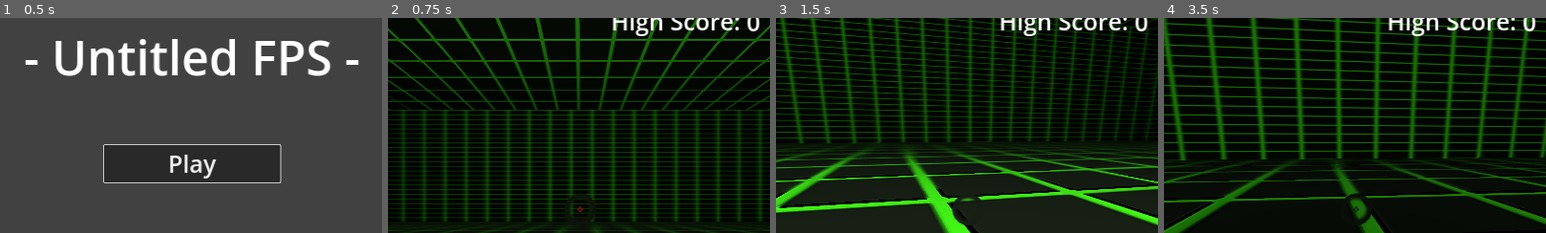
Above: before the commit, frames 1-4 (left to right).
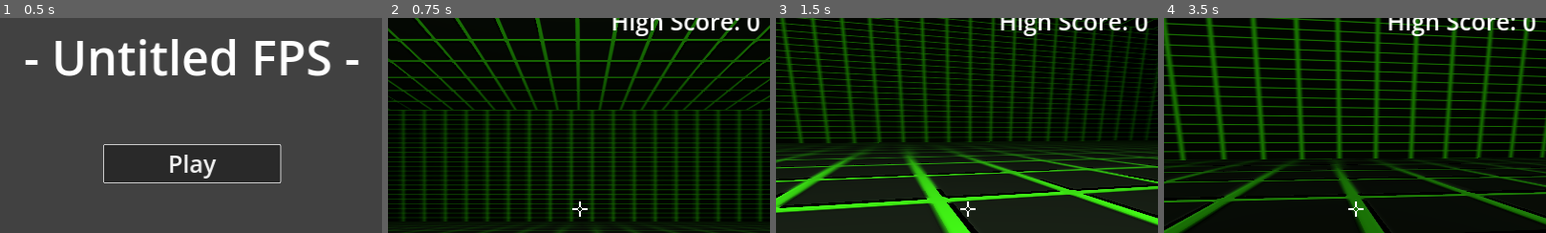
Above: after the commit, the same moments.

Repository: Yeetcoeschann7/FPS_Project
Game: Godot game, scene res://UI/main_menu/main_menu.tscn
Two runs of this game, one before a commit and one after it. Both use one fixed random seed, a clock stepped at 60 frames per second and the inputs below.
Inputs (mouse positions are % of the whole screen's width and height, from its top left):
- Up to frame 1 (0.5 s): no input
- Up to frame 2 (0.75 s): click "Play" at 0.5 s
- Up to frame 3 (1.5 s): tap Enter at 1.25 s; move the mouse to (55, 50) at 1.27 s; hold W (forward) from 1.28 s (still down); click (55, 50) at 1.35 s
- Up to frame 4 (3.5 s): keep holding W (forward); tap Space (jump) at 1.52, 2.27 s; move the mouse to (45, 50) at 2.02 s; tap Shift (focus) at 2.1 s; click (45, 50) at 2.3 s; move the mouse to (52, 48) at 2.77 s; tap A (l_strafe) at 2.85 s; click (52, 48) at 3.05 s
The pictures show only the part of the screen within x 25-75%, y 6-56%; the shares and areas given below are measured in that part.

Frame 1 is identical in both runs. In frame 2, 0.2% of the frame differs, in the area x 46-55%, y 81-95%; in frame 3, 0.4%; in frame 4, 0.4%, in the area x 47-55%, y 81-96%.
Error in both runs: Invalid access to property or key 'y' on a base object of type 'int'. (res://player/player.gd:48)

Commit message:
Added to new PC

Diff:
--- a/enemies/enemy.gd
+++ b/enemies/enemy.gd
@@ -2,14 +2,14 @@
 
 class_name Enemy
 
-@onready var player = get_parent().get_parent().get_node("player")
+@onready var player = get_parent().get_parent().get_parent().get_node("player")
 var HP = 1
 
 func check_for_die():
-	if HP == 0:
+	if HP <= 0:
 		Score.score += 1
 		Score.enemyct -= 1
 		self.queue_free()
 
-func take_damage():
-	HP -= 1
+func take_damage(dmg):
+	HP -= dmg
--- /dev/null
+++ b/enemies/spawners/enemy_spawner_1.gd
@@ -0,0 +1,52 @@
+extends CharacterBody3D
+
+@onready var enemy_type = preload("res://enemies/test_enemy/test_enemy.tscn")
+@onready var spawn_ct = 6
+@onready var player = get_parent().get_parent().get_node("player")
+var gravity = ProjectSettings.get_setting("physics/3d/default_gravity")
+var player_pos
+var speed = 5
+var HP = 15
+var dead = false
+
+# Called when the node enters the scene tree for the first time.
+func _ready():
+	Score.enemyct += 1
+	$spawn_timer.start()
+	$spawn.play()
+
+func _physics_process(_delta):
+	# Check if HP == 0
+	check_for_die()
+	move_and_slide()
+
+func _on_spawn_timer_timeout():
+	if Score.enemyct < 200 and spawn_ct > 0 and not dead:
+		var enemy = enemy_type.instantiate()
+		call_deferred("add_child", enemy)
+		Score.enemyct += 1
+		spawn_ct -= 1
+		$spawn_timer.start()
+	elif spawn_ct <= 0:
+		$wave_timer.start()
+
+func _on_wave_timer_timeout():
+	spawn_ct = 10
+	$spawn_timer.start()
+
+func check_for_die():
+	if HP <= 0 and not dead:
+		Score.score += 10
+		Score.enemyct -= 1
+		$collider/MeshInstance3D.mesh.material.emission = Color(255, 255, 255)
+		$collider.disabled = true
+		$collider/MeshInstance3D.visible = false
+		dead = true
+
+func take_damage(dmg):
+	HP -= dmg
+	$dmg_timer.start()
+	$collider/MeshInstance3D.mesh.material.emission = Color(255, 255, 255)
+
+func _on_dmg_timer_timeout():
+	$collider/MeshInstance3D.mesh.material.emission = Color(0, 0, 0)
--- /dev/null
+++ b/enemies/spawners/enemy_spawner_1.tscn
@@ -0,0 +1,45 @@
+[gd_scene load_steps=6 format=3 uid="uid://dnu8ag3dngqgh"]
+
+[ext_resource type="Script" path="res://enemies/spawners/enemy_spawner_1.gd" id="1_thbab"]
+[ext_resource type="AudioStream" uid="uid://cht2e4k8rxsgy" path="res://audio/spawn.wav" id="3_0vt6f"]
+
+[sub_resource type="CapsuleShape3D" id="CapsuleShape3D_x671y"]
+
+[sub_resource type="StandardMaterial3D" id="StandardMaterial3D_k0c8h"]
+diffuse_mode = 3
+albedo_color = Color(1, 0, 0, 1)
+emission_enabled = true
+
+[sub_resource type="CapsuleMesh" id="CapsuleMesh_jiq84"]
+material = SubResource("StandardMaterial3D_k0c8h")
+
+[node name="enemy_spawner_1" type="CharacterBody3D" groups=["enemy"]]
+transform = Transform3D(1, 0, 0, 0, 1, 0, 0, 0, 1, 0, 3.17201, 0)
+collision_layer = 2
+collision_mask = 2
+script = ExtResource("1_thbab")
+
+[node name="collider" type="CollisionShape3D" parent="."]
+transform = Transform3D(3, 0, 0, 0, 3, 0, 0, 0, 3, 0, 0, 0)
+shape = SubResource("CapsuleShape3D_x671y")
+
+[node name="MeshInstance3D" type="MeshInstance3D" parent="collider"]
+mesh = SubResource("CapsuleMesh_jiq84")
+
+[node name="spawn_timer" type="Timer" parent="."]
+wait_time = 0.5
+one_shot = true
+
+[node name="wave_timer" type="Timer" parent="."]
+wait_time = 15.0
+
+[node name="dmg_timer" type="Timer" parent="."]
+wait_time = 0.1
+one_shot = true
+
+[node name="spawn" type="AudioStreamPlayer3D" parent="."]
+stream = ExtResource("3_0vt6f")
+
+[connection signal="timeout" from="spawn_timer" to="." method="_on_spawn_timer_timeout"]
+[connection signal="timeout" from="wave_timer" to="." method="_on_wave_timer_timeout"]
+[connection signal="timeout" from="dmg_timer" to="." method="_on_dmg_timer_timeout"]
--- /dev/null
+++ b/enemies/test_enemy/test_enemy(2).gd
@@ -0,0 +1,14 @@
+extends Enemy
+
+# Get the gravity from the project settings to be synced with RigidBody nodes.
+var gravity = ProjectSettings.get_setting("physics/3d/default_gravity")
+var player_pos
+var speed = 5
+
+func _ready():
+	HP = 5
+
+func _physics_process(_delta):
+	# Check if HP == 0
+	check_for_die()
+	move_and_slide()
--- a/enemies/test_enemy/test_enemy(2).tscn
+++ b/enemies/test_enemy/test_enemy(2).tscn
@@ -1,11 +1,12 @@
-[gd_scene load_steps=9 format=3 uid="uid://bkc5sf3xhq81"]
+[gd_scene load_steps=10 format=3 uid="uid://bkc5sf3xhq81"]
 
+[ext_resource type="Script" path="res://enemies/test_enemy/test_enemy(2).gd" id="1_7sv5p"]
 [ext_resource type="AudioStream" uid="uid://cht2e4k8rxsgy" path="res://audio/spawn.wav" id="2_wcwwn"]
 [ext_resource type="AudioStream" uid="uid://bmpf3ugv5u0hw" path="res://audio/458563__gis_sweden__electronic-minute-no-235-indeterminable-hum.wav" id="3_ikh3y"]
 
 [sub_resource type="BoxShape3D" id="BoxShape3D_7iuth"]
 
-[sub_resource type="StandardMaterial3D" id="StandardMaterial3D_xv8oc"]
+[sub_resource type="StandardMaterial3D" id="StandardMaterial3D_banrx"]
 albedo_color = Color(0.827451, 0, 0, 1)
 emission_enabled = true
 emission = Color(0.862745, 0, 0, 1)
@@ -31,7 +32,8 @@
 material = SubResource("StandardMaterial3D_eoo6i")
 size = Vector3(0.1, 0.1, 0.1)
 
-[node name="test_enemy" type="CharacterBody3D"]
+[node name="test_enemy" type="CharacterBody3D" groups=["enemy"]]
+script = ExtResource("1_7sv5p")
 
 [node name="collider" type="CollisionShape3D" parent="."]
 shape = SubResource("BoxShape3D_7iuth")
--- a/enemies/test_enemy/test_enemy.gd
+++ b/enemies/test_enemy/test_enemy.gd
@@ -3,29 +3,38 @@
 # Get the gravity from the project settings to be synced with RigidBody nodes.
 var gravity = ProjectSettings.get_setting("physics/3d/default_gravity")
 var player_pos
-var target_pos
-var speed = 3
+var speed = 9
 
 func _ready():
-		if Score.particles == false:
-			$GPUParticles3D.emitting = false
-		else:
-			$GPUParticles3D.emitting = true
-		if Score.lights == false:
-			$OmniLight3D.visible = false
-		else:
-			$OmniLight3D.visible = true
-		player_pos = player.position
-		var x = randf_range(player.position.x - 40, player.position.x + 40)
-		var z = randf_range(player.position.z - 40, player.position.z + 40)
-		var y = randf_range(1, 3)
+	var y = randf_range(1, 3)
+	position.y = y
+	$GPUParticles3D.emitting = false
+	$collider.disabled = true
+	$collider/MeshInstance3D.visible = false
+	$OmniLight3D.visible = false
+	HP = 5
+	if Score.particles == false:
+		$GPUParticles3D.emitting = false
+	else:
+		$GPUParticles3D.emitting = true
+	if Score.lights == false:
+		$OmniLight3D.visible = false
+	else:
+		$OmniLight3D.visible = true
+	player_pos = player.position
+
+	while not inside_box():
+		var x = randf_range(player.position.x - 50, player.position.x + 50)
+		var z = randf_range(player.position.z - 50, player.position.z + 50)
+		y = randf_range(1, 3)
 		position.x = x
 		position.z = z
 		position.y = y
-		if position.distance_to(player_pos) < 15:
-			Score.enemyct -= 1
-			queue_free()
-		$spawn.play()
+	$spawn.play()
+	$GPUParticles3D.emitting = true
+	$collider.disabled = false
+	$collider/MeshInstance3D.visible = true
+	$OmniLight3D.visible = true
 
 func _physics_process(_delta):
 	# Check if HP == 0
@@ -42,3 +51,9 @@
 		velocity = direction * speed
 		move_and_slide()
 		look_at(player_pos)
+
+func inside_box():
+	if global_position.x > -50 and global_position.x < 50 and global_position.z > -50 and global_position.z < 50:
+		return true
+	else:
+		return false
--- a/enemies/test_enemy/test_enemy.tscn
+++ b/enemies/test_enemy/test_enemy.tscn
@@ -1,20 +1,14 @@
 [gd_scene load_steps=10 format=3 uid="uid://7f36xt2x4v18"]
 
 [ext_resource type="Script" path="res://enemies/test_enemy/test_enemy.gd" id="1_84gnd"]
+[ext_resource type="Material" uid="uid://dnkcdhxhxyh4v" path="res://materials/enemy_material.tres" id="2_hpfg0"]
 [ext_resource type="AudioStream" uid="uid://cht2e4k8rxsgy" path="res://audio/spawn.wav" id="2_iiqus"]
 [ext_resource type="AudioStream" uid="uid://bmpf3ugv5u0hw" path="res://audio/458563__gis_sweden__electronic-minute-no-235-indeterminable-hum.wav" id="3_586lh"]
 
 [sub_resource type="BoxShape3D" id="BoxShape3D_7iuth"]
 
-[sub_resource type="StandardMaterial3D" id="StandardMaterial3D_xv8oc"]
-albedo_color = Color(0.827451, 0, 0, 1)
-emission_enabled = true
-emission = Color(0.862745, 0, 0, 1)
-emission_energy_multiplier = 4.34
-disable_receive_shadows = true
-
 [sub_resource type="BoxMesh" id="BoxMesh_nh6x3"]
-material = SubResource("StandardMaterial3D_xv8oc")
+material = ExtResource("2_hpfg0")
 
 [sub_resource type="ParticleProcessMaterial" id="ParticleProcessMaterial_6a78v"]
 emission_shape = 3
--- a/enemies/test_enemy/test_enemy_spawner.tscn
+++ b/enemies/test_enemy/test_enemy_spawner.tscn
@@ -1,13 +1,13 @@
-[gd_scene load_steps=3 format=3 uid="uid://8drhlft5sy02"]
+[gd_scene load_steps=3 format=3 uid="uid://d0jwksdtwdb03"]
 
-[ext_resource type="Script" path="res://test_enemy_spawner.gd" id="1_awbat"]
+[ext_resource type="Script" path="res://enemies/spawners/test_enemy_spawner.gd" id="1_w77oe"]
 
 [sub_resource type="SphereMesh" id="SphereMesh_7mccc"]
 radius = 0.167
 height = 0.3
 
 [node name="test_enemy_spawner" type="Node3D"]
-script = ExtResource("1_awbat")
+script = ExtResource("1_w77oe")
 
 [node name="spawn_timer" type="Timer" parent="."]
 wait_time = 3.0
--- /dev/null
+++ b/enemies/wave_manager.gd
@@ -0,0 +1,32 @@
+extends Node3D
+
+@onready var enemy_type = preload("res://enemies/spawners/enemy_spawner_1.tscn")
+var wave_num = 0
+
+# Called when the node enters the scene tree for the first time.
+func _ready():
+	$MeshInstance3D.visible = false
+
+func _on_wave_timer_timeout():
+	print(wave_num)
+	if wave_num == 0: # Wave 1
+		var spawner = enemy_type.instantiate()
+		spawn_spawner(Vector3i(0, 3, -30), spawner)
+	elif wave_num == 1: # Wave 2
+		var spawner = enemy_type.instantiate()
+		spawn_spawner(Vector3i(-30, 3, -30), spawner)
+		spawn_spawner(Vector3i(30, 3, 30), spawner)
+		spawn_spawner(Vector3i(-30, 3, 30), spawner)
+		spawn_spawner(Vector3i(30, 3, -30), spawner)
+	elif wave_num == 2: # Wave 3
+		var spawner = enemy_type.instantiate()
+		spawn_spawner(Vector3i(0, 3, 30), spawner)
+		spawn_spawner(Vector3i(-30, 3, 0), spawner)
+		spawn_spawner(Vector3i(30, 3, 0), spawner)
+	$wave_timer.wait_time += 5
+	wave_num += 1
+
+func spawn_spawner(pos, spawner):
+	spawner = enemy_type.instantiate()
+	spawner.set_global_position(pos)
+	call_deferred("add_child", spawner)
--- /dev/null
+++ b/enemies/wave_manager.tscn
@@ -0,0 +1,18 @@
+[gd_scene load_steps=3 format=3 uid="uid://3f0ilc76lo27"]
+
+[ext_resource type="Script" path="res://enemies/wave_manager.gd" id="1_7gxnh"]
+
+[sub_resource type="SphereMesh" id="SphereMesh_cdd1b"]
+
+[node name="wave_manager" type="Node3D"]
+script = ExtResource("1_7gxnh")
+
+[node name="MeshInstance3D" type="MeshInstance3D" parent="."]
+transform = Transform3D(0.1, 0, 0, 0, 0.1, 0, 0, 0, 0.1, 0, 0, 0)
+mesh = SubResource("SphereMesh_cdd1b")
+
+[node name="wave_timer" type="Timer" parent="."]
+wait_time = 5.0
+autostart = true
+
+[connection signal="timeout" from="wave_timer" to="." method="_on_wave_timer_timeout"]
--- a/levels/main_level.tscn
+++ b/levels/main_level.tscn
@@ -1,12 +1,12 @@
 [gd_scene load_steps=16 format=3 uid="uid://bx0p14av3e0wh"]
 
 [ext_resource type="PackedScene" uid="uid://b5u2trpptd0nk" path="res://player/player.tscn" id="2_1c4i1"]
-[ext_resource type="PackedScene" uid="uid://8drhlft5sy02" path="res://enemies/test_enemy/test_enemy_spawner.tscn" id="4_p4xqw"]
 [ext_resource type="PackedScene" uid="uid://duytagge17lkj" path="res://UI/pause_menu/pause_menu.tscn" id="4_wj3cl"]
 [ext_resource type="AudioStream" uid="uid://crjvhxnwlmxo" path="res://audio/393489__sirplus__denseintenseloop16.wav" id="5_du6dm"]
 [ext_resource type="Script" path="res://levels/WorldEnvironment.gd" id="6_vavi4"]
 [ext_resource type="PackedScene" uid="uid://bvwxnrqmhfdyv" path="res://UI/score/score_ui.tscn" id="7_3bwns"]
 [ext_resource type="Texture2D" uid="uid://paj4vev8wpsv" path="res://images/grid_albedo.png" id="7_uwqim"]
+[ext_resource type="PackedScene" uid="uid://3f0ilc76lo27" path="res://enemies/wave_manager.tscn" id="8_2kwwi"]
 [ext_resource type="Texture2D" uid="uid://c42vcltuum2tx" path="res://images/grid_normal.png" id="8_fsww6"]
 
 [sub_resource type="ProceduralSkyMaterial" id="ProceduralSkyMaterial_fpqlm"]
@@ -17,7 +17,6 @@
 sky_material = SubResource("ProceduralSkyMaterial_fpqlm")
 
 [sub_resource type="Environment" id="Environment_0ekot"]
-background_mode = 2
 sky = SubResource("Sky_15i3p")
 ambient_light_source = 2
 ambient_light_color = Color(0.32549, 0.32549, 0.32549, 1)
@@ -67,9 +66,6 @@
 [node name="score_ui" parent="." instance=ExtResource("7_3bwns")]
 metadata/_edit_use_anchors_ = true
 
-[node name="test_enemy_spawner" parent="." instance=ExtResource("4_p4xqw")]
-transform = Transform3D(1, 0, 0, 0, 1, 0, 0, 0, 1, 0, 0.324207, 7.65836)
-
 [node name="music" type="AudioStreamPlayer" parent="."]
 stream = ExtResource("5_du6dm")
 autoplay = true
@@ -87,3 +83,5 @@
 
 [node name="CollisionShape3D" type="CollisionShape3D" parent="StaticBody3D"]
 shape = SubResource("WorldBoundaryShape3D_sjr3b")
+
+[node name="wave_manager" parent="." instance=ExtResource("8_2kwwi")]
--- /dev/null
+++ b/materials/enemy_material.tres
@@ -0,0 +1,8 @@
+[gd_resource type="StandardMaterial3D" format=3 uid="uid://dnkcdhxhxyh4v"]
+
+[resource]
+albedo_color = Color(0.827451, 0, 0, 1)
+emission_enabled = true
+emission = Color(0.862745, 0, 0, 1)
+emission_energy_multiplier = 4.34
+disable_receive_shadows = true
--- a/player/player.gd
+++ b/player/player.gd
@@ -8,13 +8,13 @@
 var maxLookAngle : float = 90.0
 var lookSensitivity : float = 10
 var mouseDelta = 0
-var scl = 1
 
 # Get the gravity from the project settings to be synced with RigidBody nodes.
 var gravity = ProjectSettings.get_setting("physics/3d/default_gravity")
 
 
 func _ready():
+	print(global_position)
 	# hide and lock the mouse cursor
 	Engine.max_fps = 120
 	Input.set_mouse_mode(Input.MOUSE_MODE_CAPTURED)
@@ -64,15 +64,14 @@
 func hitscan():
 	if $cam/crosshair/hitscan.is_colliding():
 		var enemy = $cam/crosshair/hitscan.get_collider()
-		if $cam/crosshair/hitscan.get_collider().is_in_group("enemy"):
+		if enemy.is_in_group("enemy"):
+			$cam/crosshair.mesh.material.albedo_color = Color(0, 255, 0)
+			if Input.is_action_just_pressed("shoot") and !gun.animplaying and gun.bullets >= 1:
+				enemy.take_damage(5)
+		else:
 			$cam/crosshair.mesh.material.albedo_color = Color(255, 255, 255)
-			if Input.is_action_just_pressed("shoot") and !gun.animplaying and gun.bullets >= 1:
-				enemy.take_damage()
-		else:
-			scl = 1
-			$cam/crosshair.mesh.material.albedo_color = Color(0, 0, 255)
 	else:
-		$cam/crosshair.mesh.material.albedo_color = Color(0, 0, 255)
+		$cam/crosshair.mesh.material.albedo_color = Color(255, 255, 255)
 	if Input.is_action_just_pressed("shoot") and !gun.animplaying:
 		if gun.bullets >= 1:
 			$cam/laser.visible = true
--- a/player/player.tscn
+++ b/player/player.tscn
@@ -10,13 +10,15 @@
 
 [sub_resource type="CapsuleShape3D" id="CapsuleShape3D_orege"]
 
-[sub_resource type="StandardMaterial3D" id="StandardMaterial3D_u657t"]
+[sub_resource type="StandardMaterial3D" id="StandardMaterial3D_d4gpf"]
 transparency = 1
 no_depth_test = true
+shading_mode = 0
 albedo_texture = ExtResource("2_yl2ns")
 
 [sub_resource type="QuadMesh" id="QuadMesh_73ei6"]
-material = SubResource("StandardMaterial3D_u657t")
+material = SubResource("StandardMaterial3D_d4gpf")
+size = Vector2(0.05, 0.05)
 
 [sub_resource type="Animation" id="Animation_w8twu"]
 length = 0.001
@@ -76,6 +78,8 @@
 [sub_resource type="CapsuleShape3D" id="CapsuleShape3D_40kw8"]
 
 [node name="player" type="CharacterBody3D"]
+collision_layer = 3
+collision_mask = 3
 script = ExtResource("1_4i6re")
 
 [node name="collider" type="CollisionShape3D" parent="."]
@@ -94,6 +98,7 @@
 
 [node name="hitscan" type="RayCast3D" parent="cam/crosshair"]
 transform = Transform3D(4.411, 0, 0, 0, -8.74228e-06, -4.411, 0, 200, -1.92811e-07, 0, 0, 0.495822)
+collision_mask = 3
 
 [node name="gun" parent="cam" instance=ExtResource("3_2fn1v")]
 transform = Transform3D(0.1, 0, 0, 0, 0.1, 0, 0, 0, 0.1, 0.888768, -0.569782, -0.804036)
--- a/project.godot
+++ b/project.godot
@@ -103,6 +103,11 @@
 "events": [Object(InputEventKey,"resource_local_to_scene":false,"resource_name":"","device":-1,"window_id":0,"alt_pressed":false,"shift_pressed":false,"ctrl_pressed":false,"meta_pressed":false,"pressed":false,"keycode":0,"physical_keycode":82,"key_label":0,"unicode":114,"echo":false,"script":null)
 ]
 }
+alt_fire={
+"deadzone": 0.5,
+"events": [Object(InputEventMouseButton,"resource_local_to_scene":false,"resource_name":"","device":-1,"window_id":0,"alt_pressed":false,"shift_pressed":false,"ctrl_pressed":false,"meta_pressed":false,"button_mask":2,"position":Vector2(107, 14),"global_position":Vector2(111, 57),"factor":1.0,"button_index":2,"pressed":true,"double_click":false,"script":null)
+]
+}
 
 [player]
 
@@ -112,7 +117,7 @@
 
 renderer/rendering_method="mobile"
 lights_and_shadows/directional_shadow/soft_shadow_filter_quality=1
-textures/default_filters/anisotropic_filtering_level=1
+textures/default_filters/anisotropic_filtering_level=0
 camera/depth_of_field/depth_of_field_bokeh_shape=0
 camera/depth_of_field/depth_of_field_bokeh_quality=0
 environment/ssao/quality=1
Renamed: test_enemy_spawner.gd -> enemies/spawners/test_enemy_spawner.gd
Not shown: 1 places in enemies/test_enemy/test_enemy(2).tscn that only renumber resources
Binary file changed: images/crosshair.png
